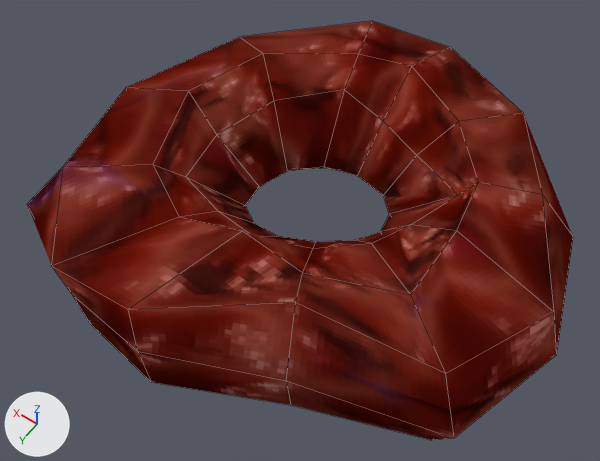
Before and after pictures for a commit that changed the Blender file Assets/World/C11L1/raw/C11L1_Props.blend.
Before and after are seen from a camera (50 mm lens) standing at (-0.95, 1.43, 2.27) and looking at (0.05, 0.04, 0.08). Every picture has the same lights, and +X, +Y and +Z are marked at lower left. Mesh edges are drawn as thin lines.

Objects in the first picture: 'Belly_Sore'.
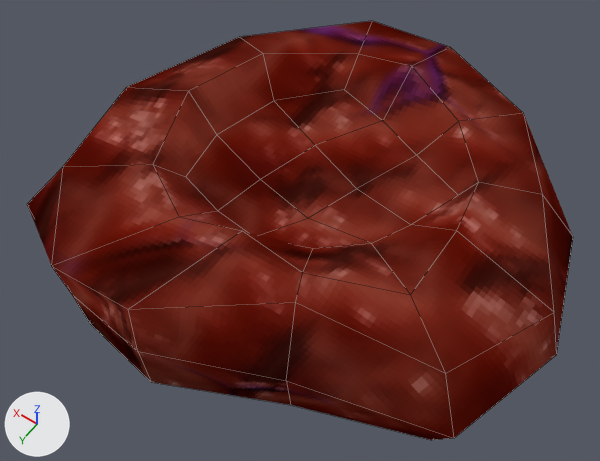
What differs and where, as boxes [x1, y1, x2, y2] in the pictures (600 x 461 px; the box of a moved part takes in the faces that stretch with it):
part 1 of me_torus, moved or reshaped: [186, 90, 458, 248] in both
part 2 of me_torus, surface changed: [27, 21, 573, 440] in both

What changed in the scene script:
```text
Change me_torus:
    used by ob_belly_sore; location = (0.0, 0.0, 0.0)
    remove me_torus.from_pydata(...)  # 96 vertices, 96 faces; spans x -0.85..0.88, y -0.93..0.74, z -0.13..0.43
    add me_torus.from_pydata(...)  # 91 vertices, 89 faces; spans x -0.85..0.88, y -0.93..0.74, z -0.13..0.43
    me_torus part 1
    12 vertices are removed from x -0.19..0.25, y -0.24..0.13, z 0.12..0.13
    24 faces are deleted
    7 vertices are added at x -0.23..0.19, y -0.17..0.1, z -0.02..0.26
    17 new faces join them
    me_torus part 2: 72 kept faces spanning x -0.85..0.88, y -0.93..0.74, z -0.13..0.43 get new texture (UV) coordinates
```
